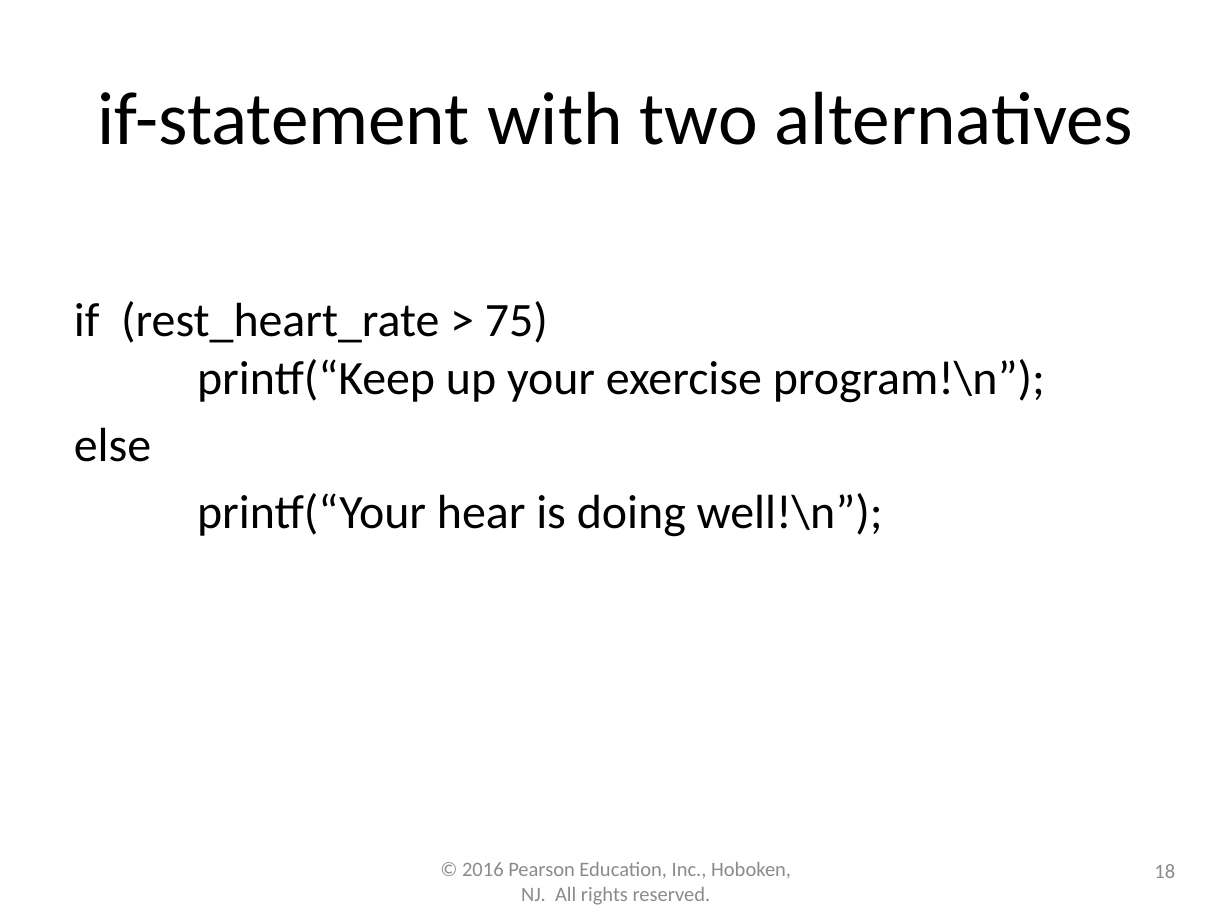
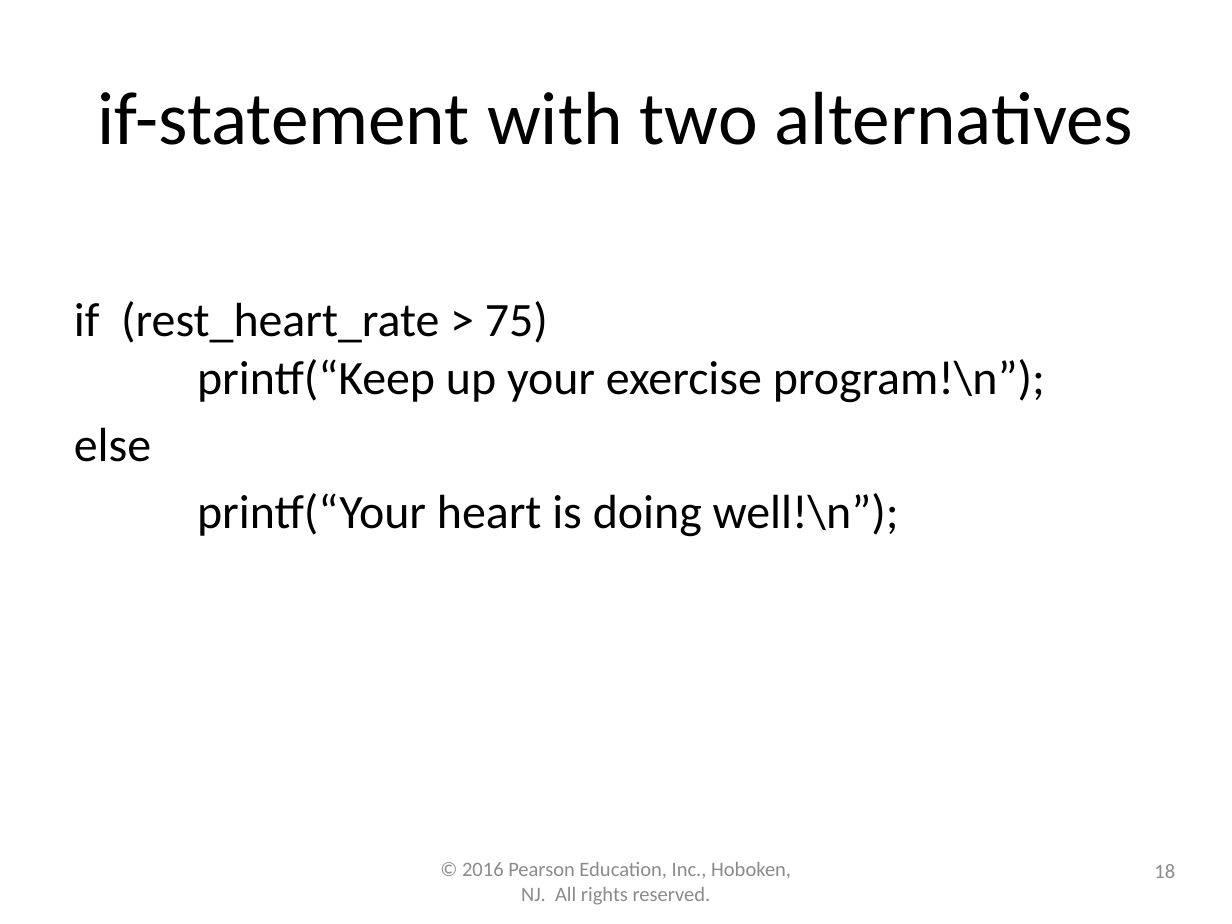
Before and after one commit to lgw2/lgw2.github.io, a slide deck: slide 18 of _teaching/csci112-fall-2023/lectures/ppts/Chapter4.pptx. Drawn at 1232x924 pixels with LibreOffice and Linux fonts; fonts in the diff are those of the drawing. Boxes give left, top, right and bottom in pixels: in the first picture for what was removed or moved away, otherwise in the second. Text is boxed around its words. In the diff, an @@ line names an element or a change of style, - is before the commit and + after.

```diff
--- a/_teaching/csci112-fall-2023/lectures/ppts/Chapter4.pptx
+++ b/_teaching/csci112-fall-2023/lectures/ppts/Chapter4.pptx
@@ text at (197,493,899,537): text changed @@
-printf(“Your hear is doing well!\n”);
+printf(“Your heart is doing well!\n”);
```
Also in this commit, not shown: 4 other files.
